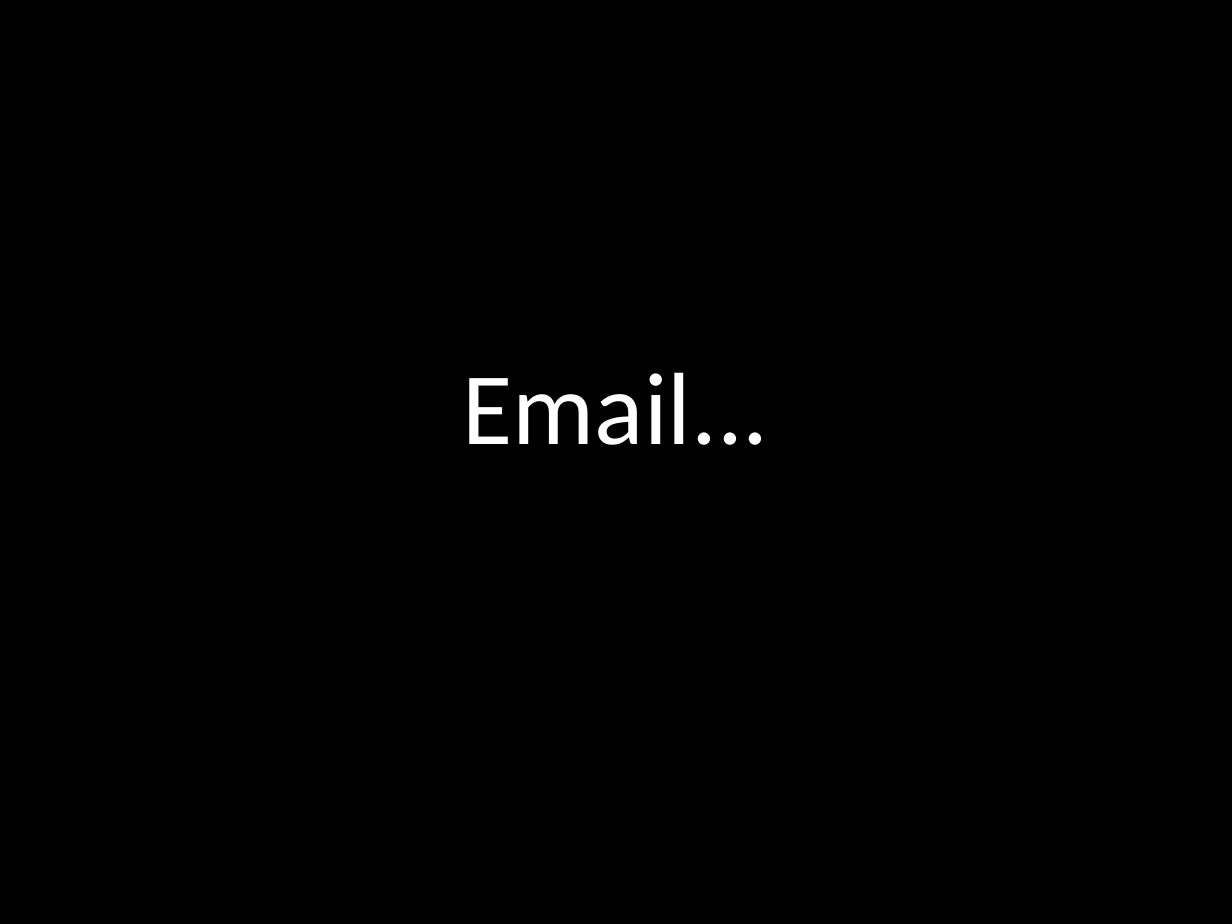
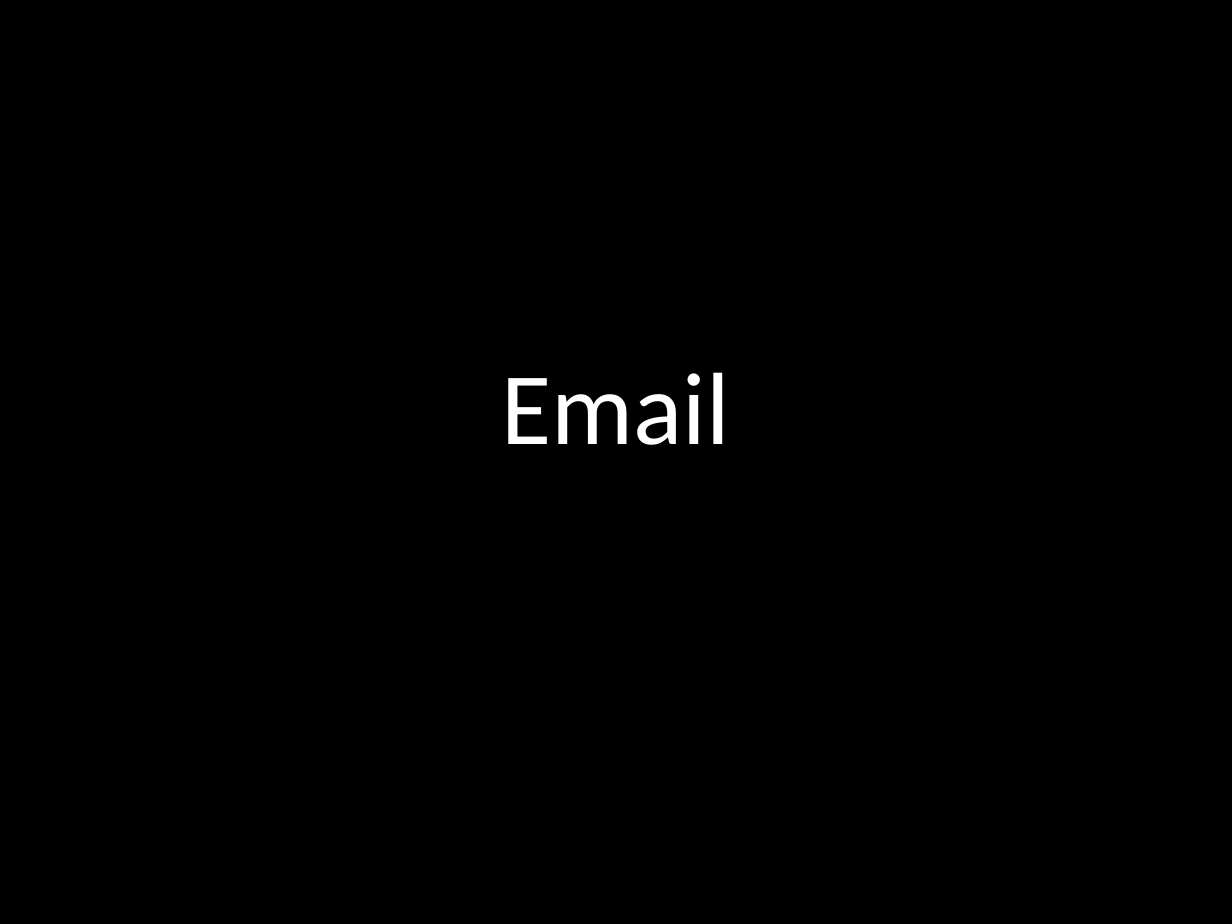
Before and after one commit to flipdot/cryptoparty, a slide deck: slide 8 of cryptoparty.odp (slide 12 before the commit). Drawn at 1232x924 pixels with LibreOffice and Linux fonts; fonts in the diff are those of the drawing. Boxes give left, top, right and bottom in pixels: in the first picture for what was removed or moved away, otherwise in the second. Text is boxed around its words. In the diff, an @@ line names an element or a change of style, - is before the commit and + after.

Commit message:
asd

```diff
--- a/cryptoparty.odp
+++ b/cryptoparty.odp
@@ title at (502,372,730,445): text changed @@
-Email...
+Email
```
